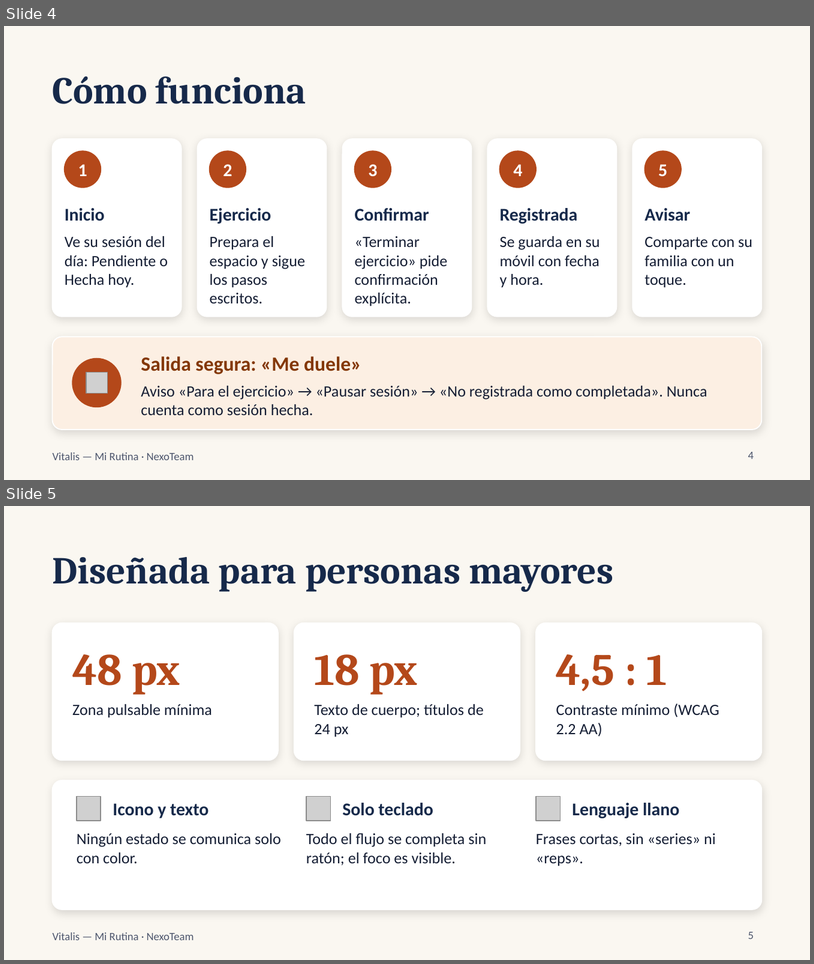
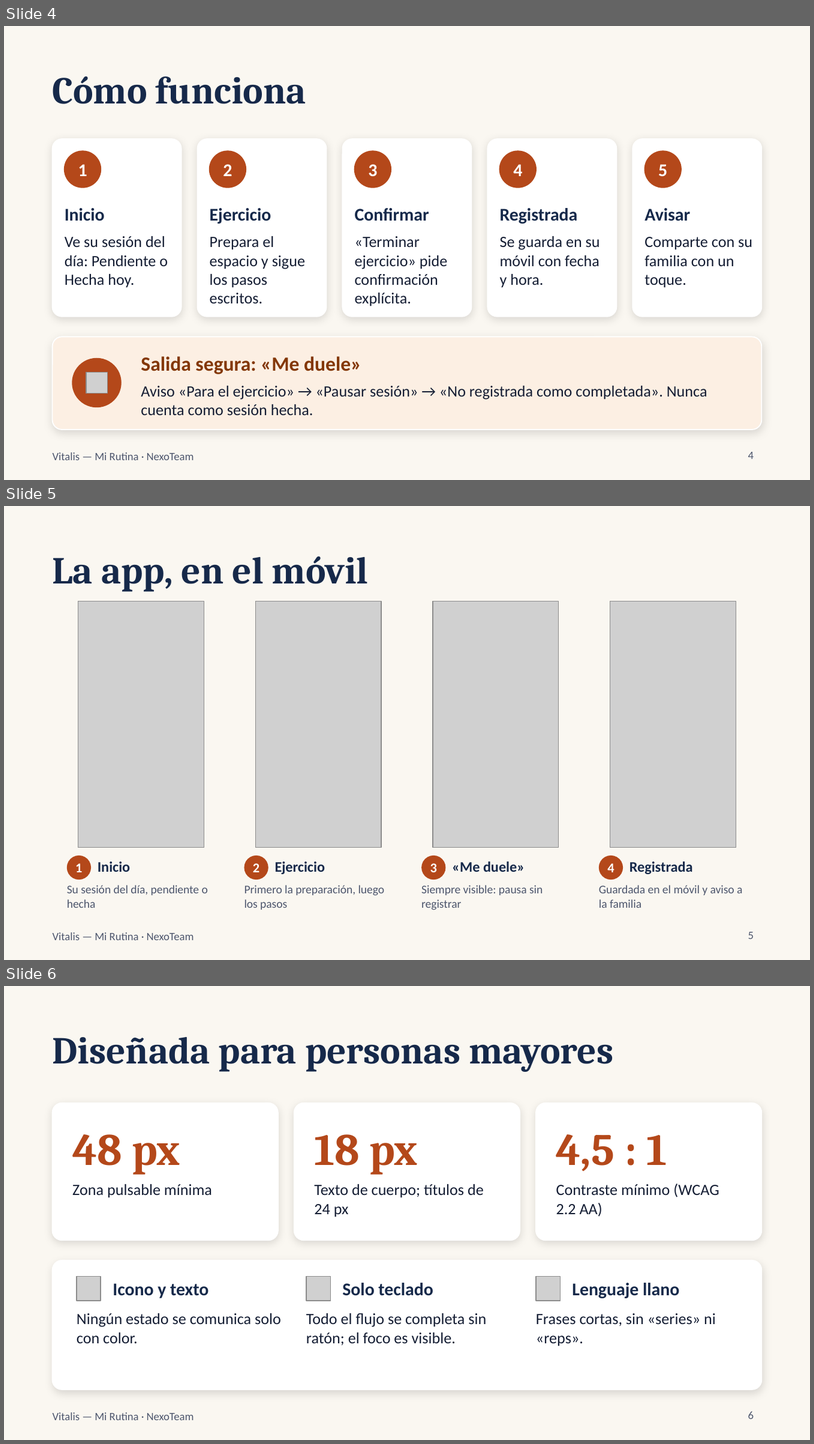
Before and after one commit to isaactrujillobombin/vitalis-mi-rutina, a slide deck: Vitalis_Presentacion (2).pptx. Shown one above the other, each under a label of ours: slides 4 and 5 before the commit, slides 4, 5 and 6 after it. The pictures are 814x964 and 814x1444 pixels, drawn with LibreOffice and Linux fonts; fonts in the diff are those of the drawing; grey boxes stand for pictures. Boxes give left, top, right and bottom in pixels: in the first picture for what was removed or moved away, otherwise in the second. Text is boxed around its words. In the diff, an @@ line names an element or a change of style, - is before the commit and + after.

```diff
--- a/Vitalis_Presentacion (2).pptx
+++ b/Vitalis_Presentacion (2).pptx
@@ slide 5 added at box(4, 506, 810, 960), background #FAF7F1; not listed: 1 template element that a slide beside it also shows @@
@@ title added at box(53, 556, 369, 592), 34 pt, text #16294A, bold @@
+La app, en el móvil
@@ picture added at box(78, 601, 204, 847) @@
@@ picture added at box(255, 601, 381, 847) @@
@@ picture added at box(433, 601, 559, 847) @@
@@ picture added at box(611, 601, 736, 847) @@
@@ ellipse added at box(67, 855, 91, 879), fill #B4481A, 12 pt, text #FFFFFF, bold @@
+1
@@ text added at box(98, 861, 130, 871), 13 pt, text #16294A, bold @@
+Inicio
@@ ellipse added at box(245, 855, 269, 879), fill #B4481A, 12 pt, text #FFFFFF, bold @@
+2
@@ text added at box(275, 861, 326, 874), 13 pt, text #16294A, bold @@
+Ejercicio
@@ ellipse added at box(422, 855, 446, 879), fill #B4481A, 12 pt, text #FFFFFF, bold @@
+3
@@ text added at box(452, 861, 525, 871), 13 pt, text #16294A, bold @@
+«Me duele»
@@ ellipse added at box(599, 855, 623, 879), fill #B4481A, 12 pt, text #FFFFFF, bold @@
+4
@@ text added at box(630, 861, 693, 874), 13 pt, text #16294A, bold @@
+Registrada
@@ text added at box(67, 885, 208, 907), 10.5 pt, text #4D566D @@
+Su sesión del día, pendiente o hecha
@@ text added at box(245, 885, 385, 909), 10.5 pt, text #4D566D @@
+Primero la preparación, luego los pasos
@@ text added at box(422, 885, 543, 910), 10.5 pt, text #4D566D @@
+Siempre visible: pausa sin registrar
@@ text added at box(599, 885, 743, 907), 10.5 pt, text #4D566D @@
+Guardada en el móvil y aviso a la familia
@@ page number added at box(749, 931, 754, 939), 10 pt, text #4D566D @@
+5
@@ what was slide 5 is now slide 6 @@
@@ page number at box(749, 1411, 754, 1419): text changed @@
-5
+6
```
Also in this commit, not shown: 1 slide removed.
